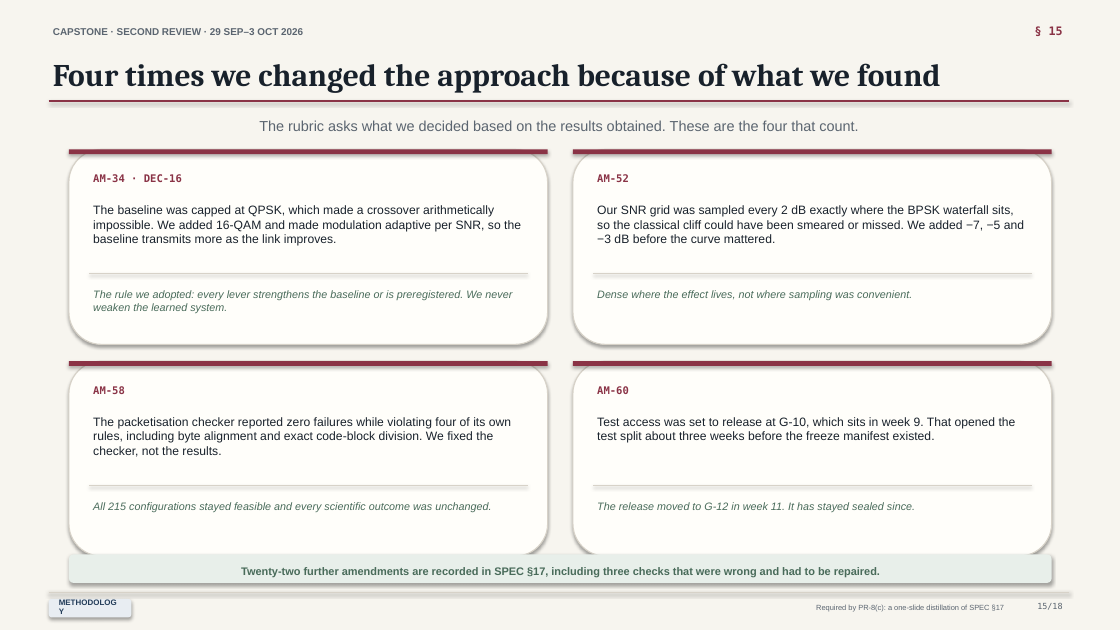
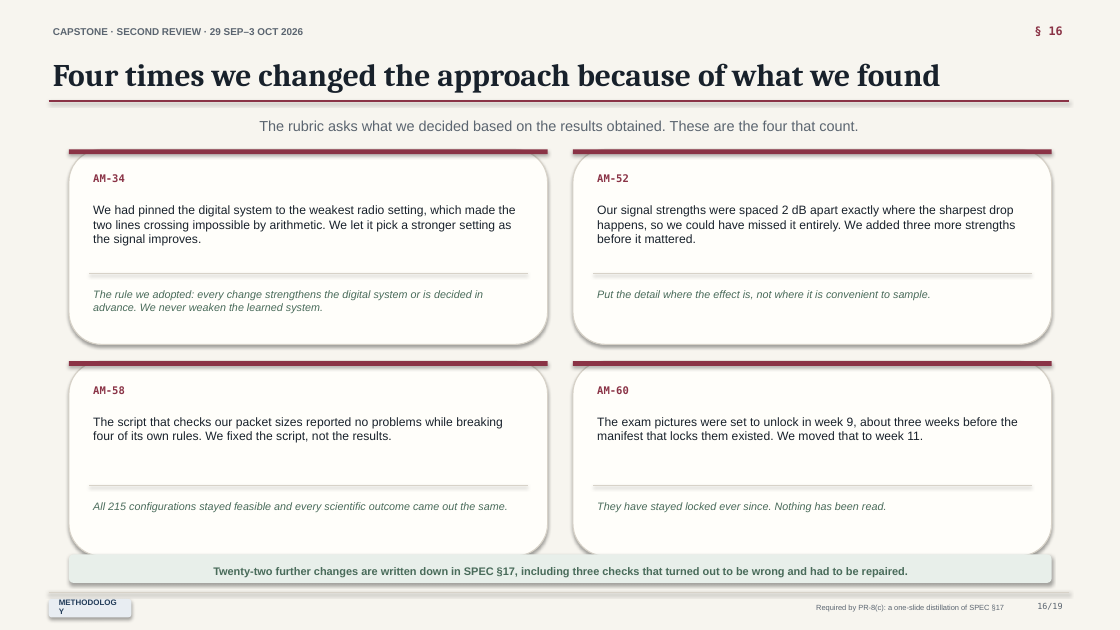
Before and after one commit to nxck2005/capstone, a slide deck: slide 16 of deliverables/review-2/semantic-communication-second-review.pptx (slide 15 before the commit). Drawn at 1120x630 pixels with LibreOffice and Linux fonts; fonts in the diff are those of the drawing. Boxes give left, top, right and bottom in pixels: in the first picture for what was removed or moved away, otherwise in the second. Text is boxed around its words. In the diff, an @@ line names an element or a change of style, - is before the commit and + after.

```diff
--- a/deliverables/review-2/semantic-communication-second-review.pptx
+++ b/deliverables/review-2/semantic-communication-second-review.pptx
@@ text at (93, 174, 125, 182): text changed @@
-AM-34 · DEC-16
+AM-34
@@ text at (93, 205, 516, 246): text changed @@
-The baseline was capped at QPSK, which made a crossover arithmetically impossible. We added 16-QAM and made modulation adaptive per SNR, so the baseline transmits more as the link improves.
+We had pinned the digital system to the weakest radio setting, which made the two lines crossing impossible by arithmetic. We let it pick a stronger setting as the signal improves.
@@ text at (597, 205, 1015, 243): text changed @@
-Our SNR grid was sampled every 2 dB exactly where the BPSK waterfall sits, so the classical cliff could have been smeared or missed. We added −7, −5 and −3 dB before the curve mattered.
+Our signal strengths were spaced 2 dB apart exactly where the sharpest drop happens, so we could have missed it entirely. We added three more strengths before it mattered.
@@ text at (93, 290, 483, 313): text changed @@
-The rule we adopted: every lever strengthens the baseline or is preregistered. We never weaken the learned system.
+The rule we adopted: every change strengthens the digital system or is decided in advance. We never weaken the learned system.
@@ text at (597, 290, 931, 300): text changed @@
-Dense where the effect lives, not where sampling was convenient.
+Put the detail where the effect is, not where it is convenient to sample.
@@ text at (93, 417, 503, 443): text changed @@
-The packetisation checker reported zero failures while violating four of its own rules, including byte alignment and exact code-block division. We fixed the checker, not the results.
+The script that checks our packet sizes reported no problems while breaking four of its own rules. We fixed the script, not the results.
@@ text at (597, 417, 1018, 440): text changed @@
-Test access was set to release at G-10, which sits in week 9. That opened the test split about three weeks before the freeze manifest existed.
+The exam pictures were set to unlock in week 9, about three weeks before the manifest that locks them existed. We moved that to week 11.
@@ text at (93, 502, 507, 512): text changed @@
-All 215 configurations stayed feasible and every scientific outcome was unchanged.
+All 215 configurations stayed feasible and every scientific outcome came out the same.
@@ text at (597, 502, 887, 512): text changed @@
-The release moved to G-12 in week 11. It has stayed sealed since.
+They have stayed locked ever since. Nothing has been read.
@@ text at (213, 567, 908, 577): text changed @@
-Twenty-two further amendments are recorded in SPEC §17, including three checks that were wrong and had to be repaired.
+Twenty-two further changes are written down in SPEC §17, including three checks that turned out to be wrong and had to be repaired.
```
Also in this commit, not shown: 16 other slides changed, 2 slides added, 1 slide removed, 25 other files.
